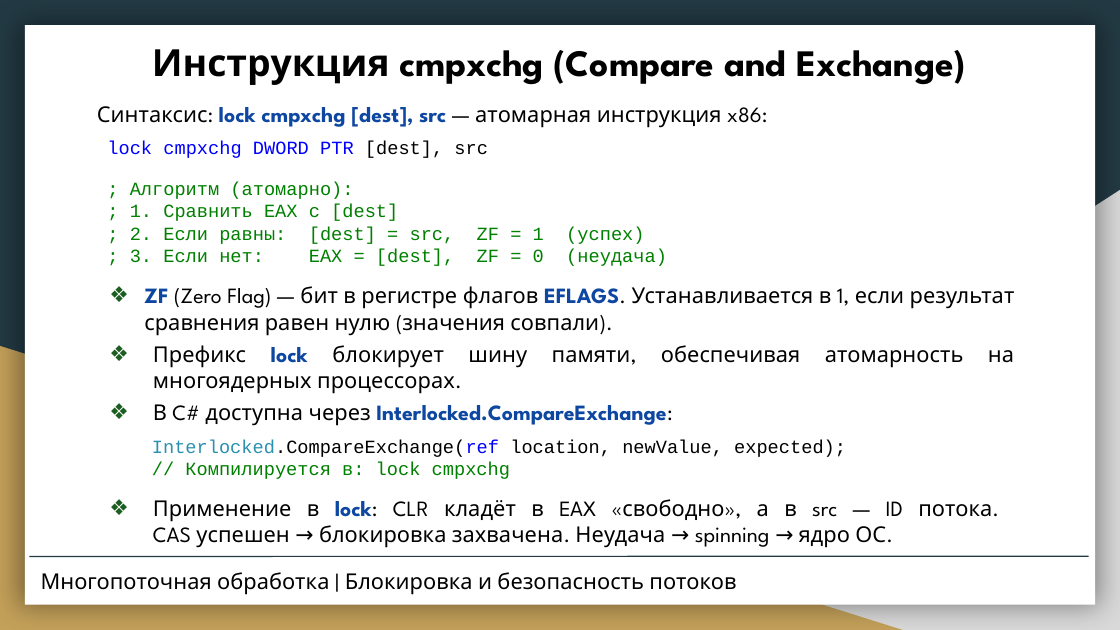
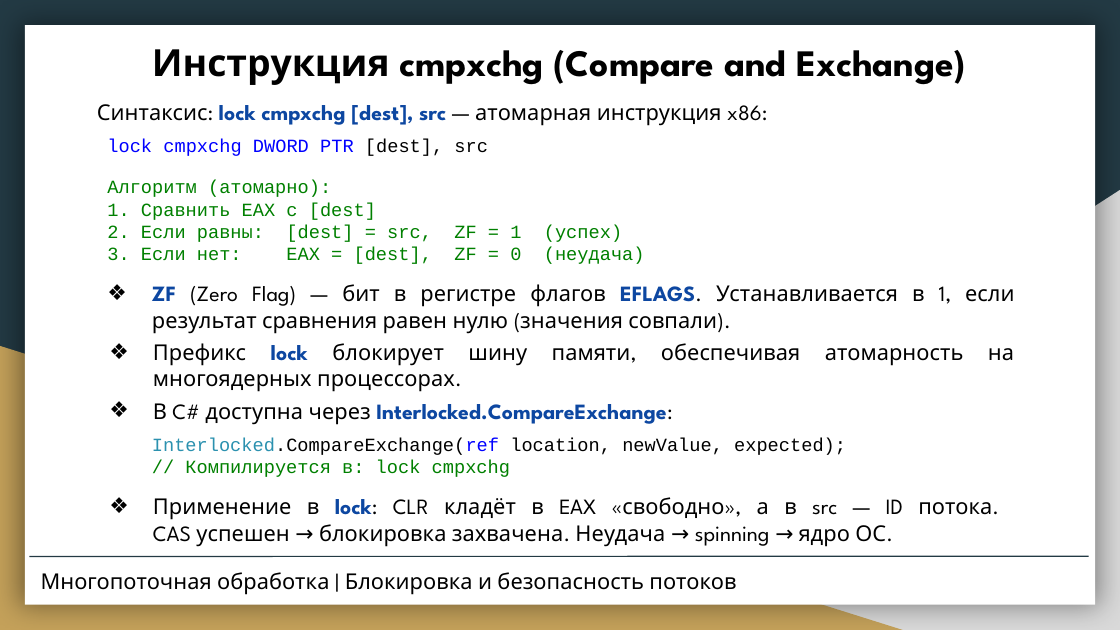
Before and after one commit to CSharpCooking/CSharpCooking.github.io, a slide deck: slide 16 of data/Concurrency-and-Asynchrony/Presentation-Threading.pptx. Drawn at 1120x630 pixels with LibreOffice and Linux fonts; fonts in the diff are those of the drawing. Boxes give left, top, right and bottom in pixels: in the first picture for what was removed or moved away, otherwise in the second. Text is boxed around its words. In the diff, an @@ line names an element or a change of style, - is before the commit and + after.

```diff
--- a/data/Concurrency-and-Asynchrony/Presentation-Threading.pptx
+++ b/data/Concurrency-and-Asynchrony/Presentation-Threading.pptx
@@ title at (107, 139, 645, 264): text changed @@
-lock cmpxchg DWORD PTR [dest], src
-; Алгоритм (атомарно):
-; 1. Сравнить EAX с [dest]
-; 2. Если равны: [dest] = src, ZF = 1 (успех)
-; 3. Если нет: EAX = [dest], ZF = 0 (неудача)
+lock cmpxchg DWORD PTR [dest], src
+Алгоритм (атомарно):
+1. Сравнить EAX с [dest]
+2. Если равны: [dest] = src, ZF = 1 (успех)
+3. Если нет: EAX = [dest], ZF = 0 (неудача)
@@ title at (152, 284, 1014, 547): indent changed; bullet colour #1B5E20 to #000000 @@
```
Also in this commit, not shown: 10 other slides changed, 3 slides added, 1 other file.
